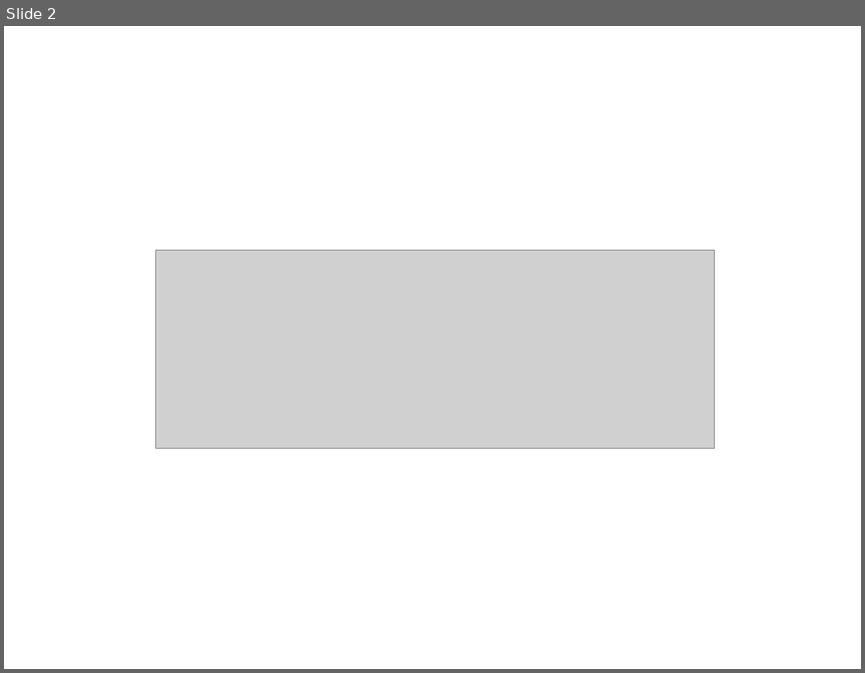
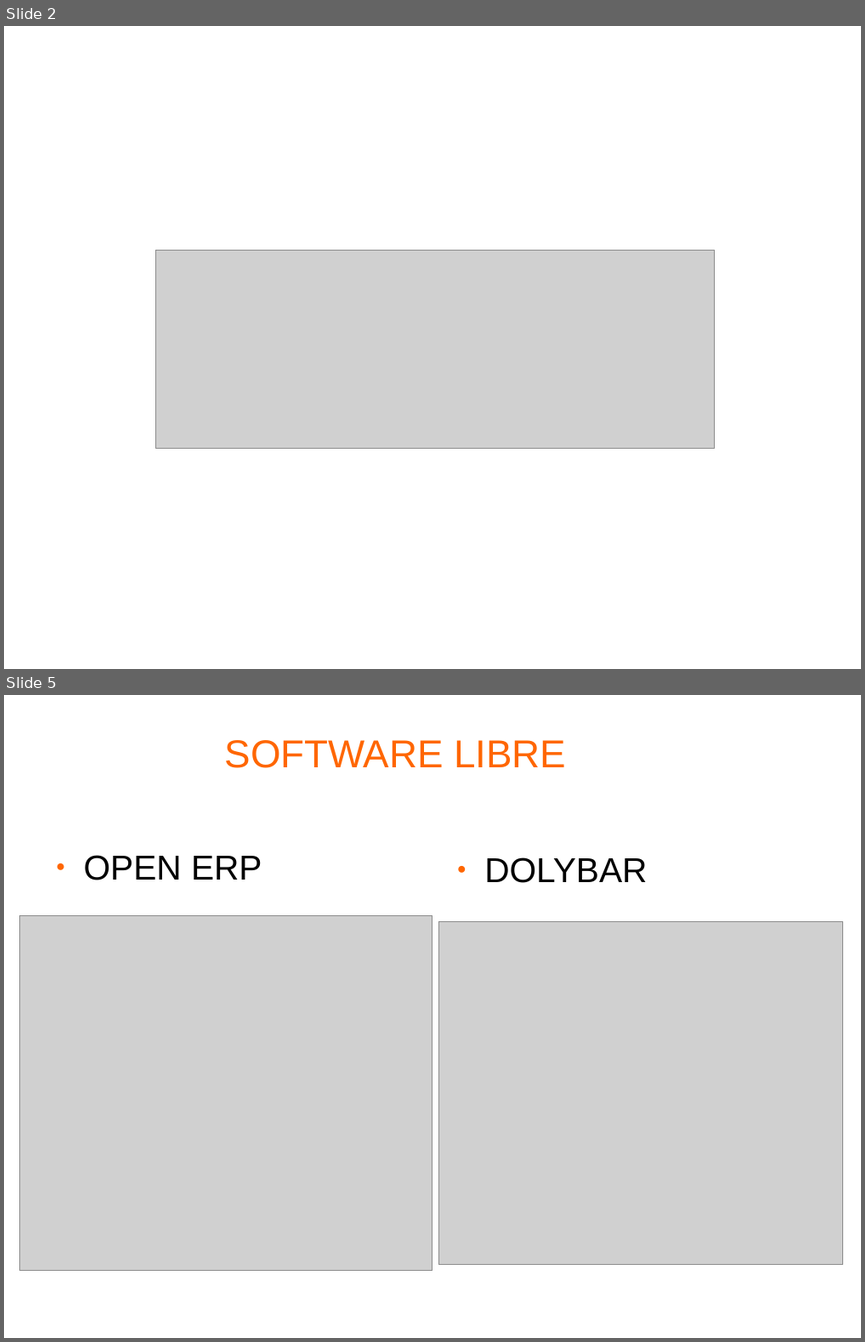
Before and after one commit to i52eszur/carneaerp, a slide deck: documentacion/presentacion/presentacion.odp. Shown one above the other, each under a label of ours: slide 2 before the commit, slides 2 and 5 after it; the slides between them are not shown. The pictures are 865x673 and 865x1342 pixels, drawn with LibreOffice and Linux fonts; fonts in the diff are those of the drawing; grey boxes stand for pictures; background and template pictures are left out. Boxes give left, top, right and bottom in pixels: in the first picture for what was removed or moved away, otherwise in the second. Text is boxed around its words. In the diff, an @@ line names an element or a change of style, - is before the commit and + after.

```diff
--- a/documentacion/presentacion/presentacion.odp
+++ b/documentacion/presentacion/presentacion.odp
@@ slide 5 added at [4,695,861,1338], background #FFFFFF @@
@@ title added at [225,740,566,768], 36 pt, text #FF6600 @@
+SOFTWARE LIBRE
@@ text added at [84,855,262,880], 32 pt, text #000000 @@
+● OPEN ERP
@@ text added at [484,857,647,883], 32 pt, text #000000 @@
+● DOLYBAR
@@ picture added at [20,915,433,1270] @@
@@ picture added at [438,921,843,1265] @@
```
Also in this commit, not shown: 1 slide changed, 13 other slides added, 3 slides removed, 5 other files.
